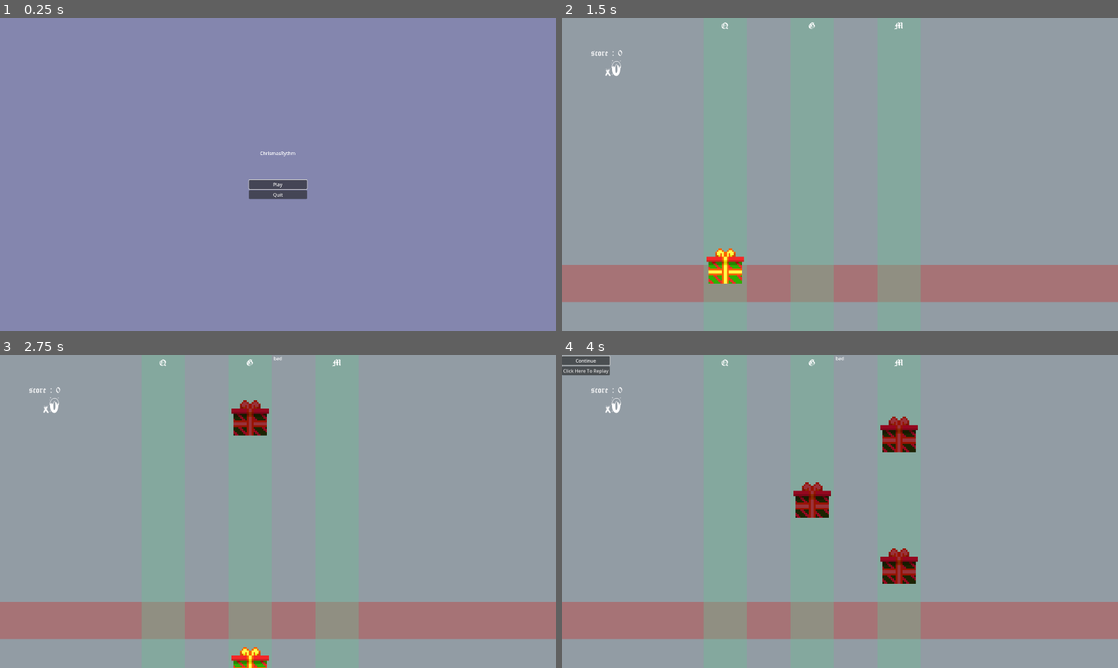
Above: before the commit, frames 1-4 (two rows, left to right).
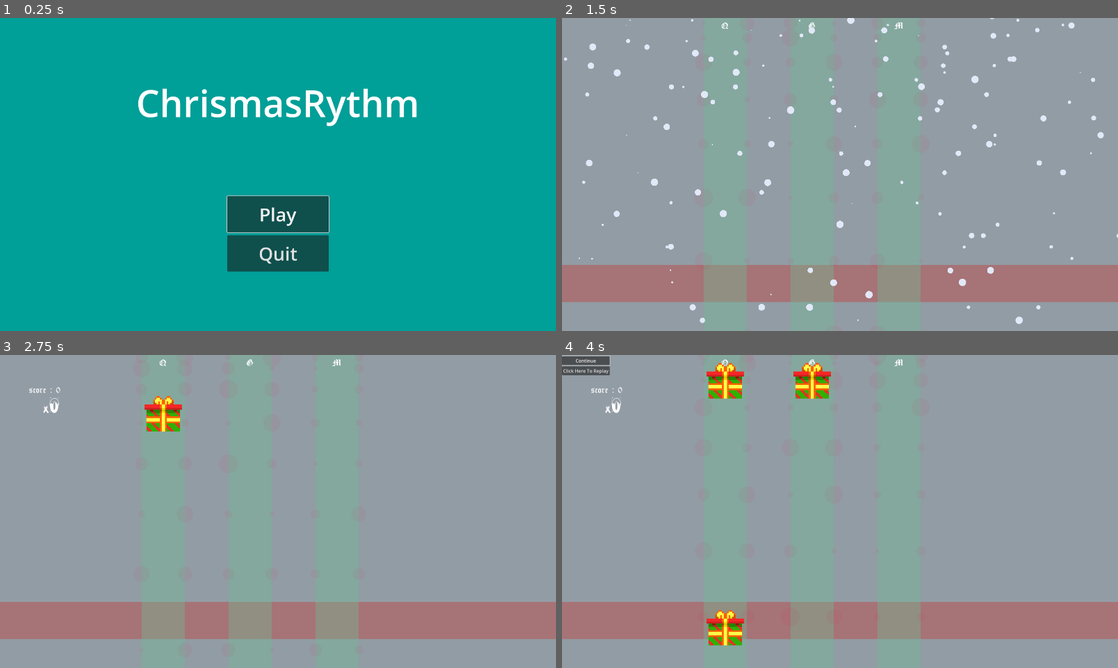
Above: after the commit, the same moments.

Repository: Flocondeglace/GameJamNoel2023
Game: Godot game, scene res://Scenes/game.tscn
The game is run twice, just before and just after one commit, with the same random seed, the same clock (stepped at 60 frames per second) and the same inputs.
Inputs:
- Up to frame 1 (0.25 s): no input
- Up to frame 2 (1.5 s): click "Play" at 0.5 s; tap , (capturec) at 1.35 s
- Up to frame 3 (2.75 s): tap A (capturera) at 2.1 s
- Up to frame 4 (4 s): tap G (capturerb) at 2.85 s; tap Q (creationa) at 3.6 s

The runs differ from the first frame. In frame 1, 100% of the frame differs, in the area x 0-100%, y 0-100%; in frame 2, 2.1%; in frame 3, 1.6%; in frame 4, 3.7%.

Commit message:
effects

Diff:
--- a/Clavier.gd
+++ b/Clavier.gd
@@ -1,28 +1,79 @@
-extends CanvasLayer
+extends PanelContainer
 
 var touche_template = preload("res://Scenes/touche_clavier.tscn")
 var textedit
+var maj:bool
+
+var text
 
 # Called when the node enters the scene tree for the first time.
 func _ready():
-	textedit = $CenterContainer/VBoxContainer/TextEdit
+	text = ""
+	maj = false
 	var container = $CenterContainer/VBoxContainer/HFlowContainer
 	for n in ["a","z","e","r","t","y","u","i","o","p"]:
 		var touche = touche_template.instantiate()
 		touche.text = n
-		touche.textglob = textedit
+		touche.textglob = self
 		container.add_child(touche)
+	var touche_r = touche_template.instantiate()
+	touche_r.textglob = self
+	touche_r.text = "<-"
+	touche_r.size_flags_stretch_ratio = 2
+	touche_r.disconnect("pressed",touche_r._on_pressed)
+	touche_r.connect("pressed",touche_r_func)
+	container.add_child(touche_r)
 
 	var container2 = $CenterContainer/VBoxContainer/HFlowContainer2
+
+	var touche_maj = touche_template.instantiate()
+	touche_maj.textglob = self
+	touche_maj.text = "maj"
+	touche_maj.disconnect("pressed",touche_maj._on_pressed)
+	touche_maj.connect("pressed",touche_maj_func)
+	container2.add_child(touche_maj)
+
 	for n in ["q","s","d","f","g","h","j","k","l","m"]:
 		var touche = touche_template.instantiate()
 		touche.text = n
-		touche.textglob = textedit
+		touche.textglob = self
 		container2.add_child(touche)
 
+	var toucheeff = touche_template.instantiate()
+	toucheeff.textglob = self
+	toucheeff.text = "clear"
+	toucheeff.connect("pressed",clear)
+	container2.add_child(toucheeff)
+
 	var container3 = $CenterContainer/VBoxContainer/HFlowContainer3
-	for n in ["w","x","c","v","b","n"]:
+	for n in ["-","w","x","c","v","b","n","_"]:
 		var touche = touche_template.instantiate()
 		touche.text = n
-		touche.textglob = textedit
+		touche.textglob = self
 		container3.add_child(touche)
+	(get_tree().get_nodes_in_group("clavierButton"))[0].grab_focus()
+	touche_maj_func()
+
+
+func touche_r_func():
+	#var t = textedit.text.length()
+	#textedit.text = textedit.del (textedit.text)[t-1]
+	#textedit.select(0, t-1, 1, t)
+	#textedit.delete_selection(0)
+
+	#print(textedit.get_line(0))
+	text = text.left(-1)
+
+func touche_maj_func():
+	maj = !maj
+	print("mise a jour maj")
+	for button in (get_tree().get_nodes_in_group("clavierButton")):
+		if maj :
+			button.activate_maj()
+			print("majuscule")
+		else :
+			button.desactivate_maj()
+			print("minuscule")
+
+func clear():
+	text = ""
--- a/Scenes/clavier.tscn
+++ b/Scenes/clavier.tscn
@@ -2,43 +2,40 @@
 
 [ext_resource type="Script" path="res://Clavier.gd" id="1_3tc1q"]
 
-[node name="Clavier" type="CanvasLayer"]
+[node name="Clavier" type="PanelContainer"]
+anchors_preset = 5
+anchor_left = 0.5
+anchor_right = 0.5
+offset_left = -960.0
+offset_right = 960.0
+offset_bottom = 308.0
+grow_horizontal = 2
+size_flags_horizontal = 4
 script = ExtResource("1_3tc1q")
 
 [node name="CenterContainer" type="CenterContainer" parent="."]
-anchors_preset = 15
-anchor_right = 1.0
-anchor_bottom = 1.0
-grow_horizontal = 2
-grow_vertical = 2
-size_flags_horizontal = 6
-size_flags_vertical = 6
+layout_mode = 2
+size_flags_horizontal = 4
+size_flags_vertical = 4
 
 [node name="VBoxContainer" type="VBoxContainer" parent="CenterContainer"]
+custom_minimum_size = Vector2(400, 0)
 layout_mode = 2
 
-[node name="TextEdit" type="TextEdit" parent="CenterContainer/VBoxContainer"]
-custom_minimum_size = Vector2(400, 100)
-layout_mode = 2
-placeholder_text = "vide"
-
-[node name="HFlowContainer" type="HFlowContainer" parent="CenterContainer/VBoxContainer"]
-custom_minimum_size = Vector2(1920, 100)
+[node name="HFlowContainer" type="HBoxContainer" parent="CenterContainer/VBoxContainer"]
 layout_mode = 2
 size_flags_horizontal = 4
 size_flags_vertical = 4
 alignment = 1
 
-[node name="HFlowContainer2" type="HFlowContainer" parent="CenterContainer/VBoxContainer"]
-custom_minimum_size = Vector2(1920, 100)
+[node name="HFlowContainer2" type="HBoxContainer" parent="CenterContainer/VBoxContainer"]
 layout_mode = 2
 size_flags_horizontal = 4
 size_flags_vertical = 4
 alignment = 1
 
-[node name="HFlowContainer3" type="HFlowContainer" parent="CenterContainer/VBoxContainer"]
-custom_minimum_size = Vector2(1920, 100)
+[node name="HFlowContainer3" type="HBoxContainer" parent="CenterContainer/VBoxContainer"]
 layout_mode = 2
 size_flags_horizontal = 4
-size_flags_vertical = 4
+size_flags_vertical = 6
 alignment = 1
--- a/Scenes/colonne.tscn
+++ b/Scenes/colonne.tscn
@@ -1,4 +1,6 @@
-[gd_scene format=3 uid="uid://dx6yvfi35wkk2"]
+[gd_scene load_steps=2 format=3 uid="uid://dx6yvfi35wkk2"]
+
+[ext_resource type="Texture2D" uid="uid://bs2y4y3cxuqcb" path="res://Images/neige.png" id="1_we0jb"]
 
 [node name="Colonne" type="ColorRect"]
 anchors_preset = 9
@@ -6,3 +8,20 @@
 offset_right = 150.0
 grow_vertical = 2
 color = Color(0.427451, 0.733333, 0.580392, 0.392157)
+
+[node name="CPUParticles2D" type="CPUParticles2D" parent="."]
+amount = 16
+lifetime = 3.0
+texture = ExtResource("1_we0jb")
+scale_amount_min = 0.1
+scale_amount_max = 0.5
+color = Color(1, 0, 0.196078, 0.0470588)
+
+[node name="CPUParticles2D2" type="CPUParticles2D" parent="."]
+position = Vector2(150, 0)
+amount = 16
+lifetime = 3.0
+texture = ExtResource("1_we0jb")
+scale_amount_min = 0.1
+scale_amount_max = 0.5
+color = Color(1, 0, 0.196078, 0.0470588)
--- /dev/null
+++ b/Scenes/comment.tscn
@@ -0,0 +1,15 @@
+[gd_scene load_steps=2 format=3 uid="uid://cd8qwoqctow6t"]
+
+[ext_resource type="Theme" uid="uid://c274dx0mi7t8d" path="res://Themes/noel.tres" id="1_fuxgr"]
+
+[node name="Comment" type="Label"]
+visibility_layer = 3
+anchors_preset = 2
+anchor_top = 1.0
+anchor_bottom = 1.0
+offset_top = -180.0
+offset_right = 1.0
+offset_bottom = -130.0
+grow_vertical = 0
+theme = ExtResource("1_fuxgr")
+horizontal_alignment = 1
--- /dev/null
+++ b/Scenes/effet_replay.tscn
@@ -0,0 +1,26 @@
+[gd_scene load_steps=3 format=3 uid="uid://p5he7lsdxo61"]
+
+[ext_resource type="Texture2D" uid="uid://bs2y4y3cxuqcb" path="res://Images/neige.png" id="1_3840o"]
+[ext_resource type="Script" path="res://Scripts/CPUParticles2D.gd" id="2_ru0mo"]
+
+[node name="Effet_replay" type="Node2D"]
+
+[node name="CPUParticles2D" type="CPUParticles2D" parent="."]
+position = Vector2(981, -150)
+scale = Vector2(1.56, 1)
+amount = 256
+explosiveness = 0.05
+randomness = 1.0
+texture = ExtResource("1_3840o")
+emission_shape = 3
+emission_rect_extents = Vector2(800, 1)
+direction = Vector2(200, 10)
+spread = 177.0
+gravity = Vector2(0, 3000)
+angle_min = -29.5
+angle_max = 21.0
+scale_amount_min = 0.01
+scale_amount_max = 0.2
+hue_variation_min = 0.33
+hue_variation_max = 0.33
+script = ExtResource("2_ru0mo")
--- a/Scenes/hud.tscn
+++ b/Scenes/hud.tscn
@@ -1,14 +1,30 @@
-[gd_scene load_steps=6 format=3 uid="uid://8y1a4mxfo4n"]
+[gd_scene load_steps=9 format=3 uid="uid://8y1a4mxfo4n"]
 
 [ext_resource type="Script" path="res://Scripts/hud.gd" id="1_sh4ty"]
 [ext_resource type="PackedScene" uid="uid://hkfu5bb684l3" path="res://Scenes/line.tscn" id="2_nxdrm"]
 [ext_resource type="Theme" uid="uid://c274dx0mi7t8d" path="res://Themes/noel.tres" id="2_uamid"]
 [ext_resource type="LabelSettings" uid="uid://dkex8nougu82e" path="res://Themes/score.tres" id="3_8663k"]
+[ext_resource type="PackedScene" uid="uid://cd8qwoqctow6t" path="res://Scenes/comment.tscn" id="4_2g2rh"]
 [ext_resource type="PackedScene" uid="uid://ccm35jlpafosk" path="res://Scenes/tab_score_container.tscn" id="5_g4xwl"]
+[ext_resource type="Texture2D" uid="uid://bs2y4y3cxuqcb" path="res://Images/neige.png" id="6_eqk2f"]
+[ext_resource type="Script" path="res://Scripts/CPUParticles2D.gd" id="7_f4wuw"]
 
 [node name="HUD" type="CanvasLayer"]
 layer = -2
 script = ExtResource("1_sh4ty")
+
+[node name="Comments" type="VBoxContainer" parent="."]
+anchors_preset = 2
+anchor_top = 1.0
+anchor_bottom = 1.0
+offset_top = -280.0
+offset_right = 250.0
+offset_bottom = -250.0
+grow_vertical = 0
+alignment = 1
+
+[node name="Comment" parent="Comments" instance=ExtResource("4_2g2rh")]
+layout_mode = 2
 
 [node name="Panel" type="ColorRect" parent="."]
 anchors_preset = 15
@@ -38,17 +54,6 @@
 bbcode_enabled = true
 fit_content = true
 
-[node name="Comment" type="Label" parent="."]
-visibility_layer = 3
-anchors_preset = 5
-anchor_left = 0.5
-anchor_right = 0.5
-offset_left = -0.5
-offset_right = 0.5
-offset_bottom = 23.0
-grow_horizontal = 2
-horizontal_alignment = 1
-
 [node name="Line" parent="." instance=ExtResource("2_nxdrm")]
 visible = false
 visibility_layer = 3
@@ -56,6 +61,7 @@
 
 [node name="TabScoreLayer" type="CanvasLayer" parent="."]
 layer = 2
+visible = false
 
 [node name="CenterContainer" type="CenterContainer" parent="TabScoreLayer"]
 anchors_preset = 8
@@ -120,7 +126,28 @@
 [node name="Background" type="ColorRect" parent="MenuLayer/CenterContainer"]
 custom_minimum_size = Vector2(1920, 1080)
 layout_mode = 2
-color = Color(0.517647, 0.52549, 0.682353, 1)
+color = Color(0, 0.623529, 0.596078, 1)
+
+[node name="CPUParticles2D" type="CPUParticles2D" parent="MenuLayer/CenterContainer"]
+position = Vector2(981, -150)
+scale = Vector2(1.56, 1)
+amount = 256
+lifetime = 6.0
+explosiveness = 0.05
+randomness = 1.0
+texture = ExtResource("6_eqk2f")
+emission_shape = 3
+emission_rect_extents = Vector2(800, 1)
+direction = Vector2(200, 10)
+spread = 177.0
+gravity = Vector2(10, 90)
+angle_min = -29.5
+angle_max = 21.0
+scale_amount_min = 0.01
+scale_amount_max = 0.2
+hue_variation_min = 0.33
+hue_variation_max = 0.33
+script = ExtResource("7_f4wuw")
 
 [node name="MarginContainer" type="MarginContainer" parent="MenuLayer/CenterContainer"]
 layout_mode = 2
@@ -131,20 +158,29 @@
 
 [node name="VBoxContainer" type="VBoxContainer" parent="MenuLayer/CenterContainer/MarginContainer"]
 layout_mode = 2
+theme_override_constants/separation = 10
 
 [node name="Titre" type="RichTextLabel" parent="MenuLayer/CenterContainer/MarginContainer/VBoxContainer"]
-custom_minimum_size = Vector2(200, 100)
+clip_contents = false
+custom_minimum_size = Vector2(1200, 400)
 layout_mode = 2
 size_flags_vertical = 3
+theme_override_font_sizes/normal_font_size = 128
 bbcode_enabled = true
 text = "[center]ChrismasRythm[/center]"
 
 [node name="ButtonPlay" type="Button" parent="MenuLayer/CenterContainer/MarginContainer/VBoxContainer" groups=["button", "buttonMenu"]]
-layout_mode = 2
+custom_minimum_size = Vector2(350, 125)
+layout_mode = 2
+size_flags_horizontal = 4
+theme_override_font_sizes/font_size = 64
 text = "Play"
 
 [node name="ButtonQuit" type="Button" parent="MenuLayer/CenterContainer/MarginContainer/VBoxContainer" groups=["button", "buttonMenu"]]
-layout_mode = 2
+custom_minimum_size = Vector2(350, 125)
+layout_mode = 2
+size_flags_horizontal = 4
+theme_override_font_sizes/font_size = 64
 text = "Quit"
 
 [node name="PauseLayer" type="CanvasLayer" parent="."]
--- a/Scenes/pop_up.tscn
+++ b/Scenes/pop_up.tscn
@@ -1,19 +1,15 @@
-[gd_scene load_steps=4 format=3 uid="uid://dhyl56m7une5k"]
+[gd_scene load_steps=6 format=3 uid="uid://dhyl56m7une5k"]
 
 [ext_resource type="Theme" uid="uid://cslcsxn0fnxn1" path="res://Themes/popup.tres" id="1_c6lfc"]
 [ext_resource type="PackedScene" uid="uid://g60tnm886yy8" path="res://Scenes/question_nom.tscn" id="2_d13lh"]
+[ext_resource type="Script" path="res://Scripts/remplissage_text_clavier.gd" id="2_sbicn"]
 [ext_resource type="PackedScene" uid="uid://cltwxkit05e5i" path="res://Scenes/validate.tscn" id="3_pek6j"]
+[ext_resource type="PackedScene" uid="uid://df6x1424bs3il" path="res://Scenes/clavier.tscn" id="4_6r8yy"]
 
 [node name="PopUp" type="PanelContainer"]
-anchors_preset = 8
-anchor_left = 0.5
-anchor_top = 0.5
-anchor_right = 0.5
-anchor_bottom = 0.5
-offset_left = -100.0
-offset_top = -50.0
-offset_right = 100.0
-offset_bottom = 50.0
+anchors_preset = 15
+anchor_right = 1.0
+anchor_bottom = 1.0
 grow_horizontal = 2
 grow_vertical = 2
 size_flags_horizontal = 4
@@ -22,19 +18,33 @@
 
 [node name="Margin" type="MarginContainer" parent="."]
 layout_mode = 2
+size_flags_horizontal = 4
 
 [node name="VBoxContainer" type="VBoxContainer" parent="Margin"]
 layout_mode = 2
+size_flags_vertical = 0
+script = ExtResource("2_sbicn")
 
 [node name="Label" type="Label" parent="Margin/VBoxContainer"]
 layout_mode = 2
+size_flags_horizontal = 4
 text = "C'est quoi ton nom stp ?"
 
 [node name="HBoxContainer" type="HBoxContainer" parent="Margin/VBoxContainer"]
 layout_mode = 2
+size_flags_horizontal = 4
 
 [node name="question_nom" parent="Margin/VBoxContainer/HBoxContainer" instance=ExtResource("2_d13lh")]
 layout_mode = 2
 
 [node name="Validate" parent="Margin/VBoxContainer/HBoxContainer" instance=ExtResource("3_pek6j")]
 layout_mode = 2
+shortcut = null
+
+[node name="ContainerClavier" type="PanelContainer" parent="Margin/VBoxContainer"]
+layout_mode = 2
+size_flags_vertical = 3
+
+[node name="Clavier" parent="Margin/VBoxContainer/ContainerClavier" instance=ExtResource("4_6r8yy")]
+layout_mode = 2
+size_flags_vertical = 0
--- a/Scenes/touche_clavier.tscn
+++ b/Scenes/touche_clavier.tscn
@@ -1,15 +1,24 @@
-[gd_scene load_steps=2 format=3 uid="uid://8w1utvasvxri"]
+[gd_scene load_steps=3 format=3 uid="uid://8w1utvasvxri"]
 
 [ext_resource type="Script" path="res://Scripts/touche_clavier.gd" id="1_id30s"]
+[ext_resource type="Theme" uid="uid://cslcsxn0fnxn1" path="res://Themes/popup.tres" id="1_ysryf"]
 
-[node name="touche_clavier" type="Button"]
-custom_minimum_size = Vector2(50, 50)
-anchors_preset = 15
-anchor_right = 1.0
-anchor_bottom = 1.0
+[node name="touche_clavier" type="Button" groups=["clavierButton"]]
+custom_minimum_size = Vector2(32, 32)
+anchors_preset = 8
+anchor_left = 0.5
+anchor_top = 0.5
+anchor_right = 0.5
+anchor_bottom = 0.5
+offset_left = -32.0
+offset_top = -15.5
+offset_right = 32.0
+offset_bottom = 15.5
 grow_horizontal = 2
 grow_vertical = 2
-size_flags_vertical = 3
+size_flags_horizontal = 4
+size_flags_vertical = 4
+theme = ExtResource("1_ysryf")
 text = "nondef"
 script = ExtResource("1_id30s")
 
--- /dev/null
+++ b/Scripts/CPUParticles2D.gd
@@ -0,0 +1 @@
+extends CPUParticles2D
--- a/Scripts/Partition.gd
+++ b/Scripts/Partition.gd
@@ -96,6 +96,7 @@
 
 	# Sauvegarder le score
 	gm.pause_legal = false
+	print("fin musique")
 	var name:String = await hud.ask_for_name()
 	var tab_score = gm.save_score(name,gm.tot_point)
 	hud.print_liste_score(tab_score)
--- a/Scripts/game_manager.gd
+++ b/Scripts/game_manager.gd
@@ -17,6 +17,7 @@
 var colonne_template = preload("res://Scenes/colonne.tscn")
 var touche_template = preload("res://Scenes/touche_text.tscn")
 var partition_template = preload("res://Scenes/partition.tscn")
+var effet_replay_template = preload("res://Scenes/effet_replay.tscn")
 
 var nums_touches = {"capturera": 0, "capturerb": 1, "capturec": 2}
 var nums_touches_creation = {"creationa": 0,"creationb": 1,"creationc": 2}
@@ -224,9 +225,17 @@
 	partition = partition_template.instantiate()
 	partition.init(self,audio_manager,hud)
 	add_child(partition)
+	var effet_replay = effet_replay_template.instantiate()
+	add_child(effet_replay)
+	var t = Timer.new()
+	add_child(t)
+	t.start(2)
+	await t.timeout
+	remove_child(t)
+	t.queue_free()
+	effet_replay.queue_free()
 	partition.start_musique()
 
-	print("vraiment la ")
 
 
 # return true si l'action est valide, false sinon
--- a/Scripts/hud.gd
+++ b/Scripts/hud.gd
@@ -4,6 +4,8 @@
 var boite_nom_template = preload("res://Scenes/question_nom.tscn")
 var validate_template = preload("res://Scenes/validate.tscn")
 var pop_up_template = preload("res://Scenes/pop_up.tscn")
+var clavier_template = preload("res://Scenes/clavier.tscn")
+var comment_template = preload("res://Scenes/comment.tscn")
 
 var tabScoreLayer
 var menuLayer
@@ -11,10 +13,12 @@
 var tabScoreContainer
 
 var gm # GameManager
+var am # AudioManager
 
 
 func _ready():
 	gm = get_parent().get_node("GameManager")
+	am = get_parent().get_node("AudioManager")
 	tabScoreLayer = get_node("TabScoreLayer")
 	tabScoreContainer = get_node("TabScoreLayer/CenterContainer/VBoxContainer/tabScoreContainer")
 	tabScoreLayer.hide()
@@ -31,7 +35,13 @@
 	$Container/Point.text = "score : " + str(score)
 
 func add_comment(texte):
-	$Comment.text = texte
+	var comment = comment_template.instantiate()
+	$Comments.add_child(comment)
+
+	comment.text = texte
+	await appear(comment)
+	await disappear(comment)
+	comment.queue_free()
 
 func print_liste_score(tabScore):
 	tabScoreLayer.show()
@@ -51,6 +61,7 @@
 
 func ask_for_name():
 	var pop_up = pop_up_template.instantiate()
+	print("nom demandé")
 
 	#var cpop_up = pop_up.get_node("Margin")
 	#var container = HBoxContainer.new()
@@ -64,8 +75,9 @@
 
 	#cpop_up.add_child(container)
 	$First.add_child(pop_up)
-
 	pop_up.show()
+	#var vcontainer = $First.get_node("PopUp/Margin/VBoxContainer")
+	#vcontainer.add_child(clavier_template.instantiate())
 	var boite_question = $First.get_node("PopUp/Margin/VBoxContainer/HBoxContainer/question_nom")
 	var validate = $First.get_node("PopUp/Margin/VBoxContainer/HBoxContainer/Validate")
 	validate.grab_focus()
@@ -82,13 +94,37 @@
 	pauseLayer.show()
 	(get_tree().get_nodes_in_group("buttonPause"))[0].grab_focus()
 
+func disappear(objet):
+	var t = Timer.new()
+	add_child(t)
+
+	while (objet.visible_ratio > 0):
+		t.start(0.005)
+		objet.visible_ratio = max(0, objet.visible_ratio - 0.2)
+		await t.timeout
+	t.queue_free()
+
+func appear(objet):
+	var t = Timer.new()
+	add_child(t)
+
+	#while (objet.visible_ratio < 1):
+	#	t.start(0.005)
+	#	objet.visible_ratio = min(1, objet.visible_ratio + 0.1)
+	#	await t.timeout
+	objet.visible_ratio = 1
+	t.start(0.4)
+	await t.timeout
+	t.queue_free()
+
+
 
 func _on_replay_pressed():
 	tabScoreLayer.hide()
 	pauseLayer.hide()
-
 	gm.continue_game()
 	gm.debut_partition()
+	am.effacer(2)
 
 
 func _on_button_play_pressed():
--- /dev/null
+++ b/Scripts/remplissage_text_clavier.gd
@@ -0,0 +1,14 @@
+extends VBoxContainer
+
+var clav
+var textedit
+# Called when the node enters the scene tree for the first time.
+func _ready():
+	textedit = get_node("HBoxContainer/question_nom")
+	textedit.focus_mode=1
+	clav = get_node("ContainerClavier/Clavier")
+
+
+# Called every frame. 'delta' is the elapsed time since the previous frame.
+func _process(delta):
+	textedit.text = clav.text
--- a/Scripts/touche_clavier.gd
+++ b/Scripts/touche_clavier.gd
@@ -4,6 +4,11 @@
 
 var textglob
 
+func activate_maj():
+	self.text = self.text.to_upper()
+
+func desactivate_maj():
+	self.text = self.text.to_lower()
 
 func _on_pressed():
 	textglob.text += self.text
--- a/audio_manager.gd
+++ b/audio_manager.gd
@@ -1,9 +1,25 @@
 extends Node2D
 
+var musique_playing
+
 func activer_musique(num):
+	musique_playing = num
 	get_child(num).play()
 	pass
 
 func desactiver_musique(num):
 	get_child(num).stop()
 	pass
+
+func effacer(t:float):
+	var musique = get_child(musique_playing)
+	var timer = Timer.new()
+
+	add_child(timer)
+	var db = musique.get_volume_db()
+	musique.set_volume_db(-80)
+	timer.start(t)
+	await timer.timeout
+	print("censer redemarer")
+	musique.set_volume_db(db)
+	timer.queue_free()
--- /dev/null
+++ b/default_bus_layout.tres
@@ -0,0 +1,3 @@
+[gd_resource type="AudioBusLayout" format=3 uid="uid://cbf6sletkuf6"]
+
+[resource]
Binary file added: Images/neige.png
Not shown, added: Images/neige.png.import
Not shown, changed: Builds/Linux/ChrismasRythm.pck
Not shown, changed: Builds/Windows/ChrismasRythm.pck
